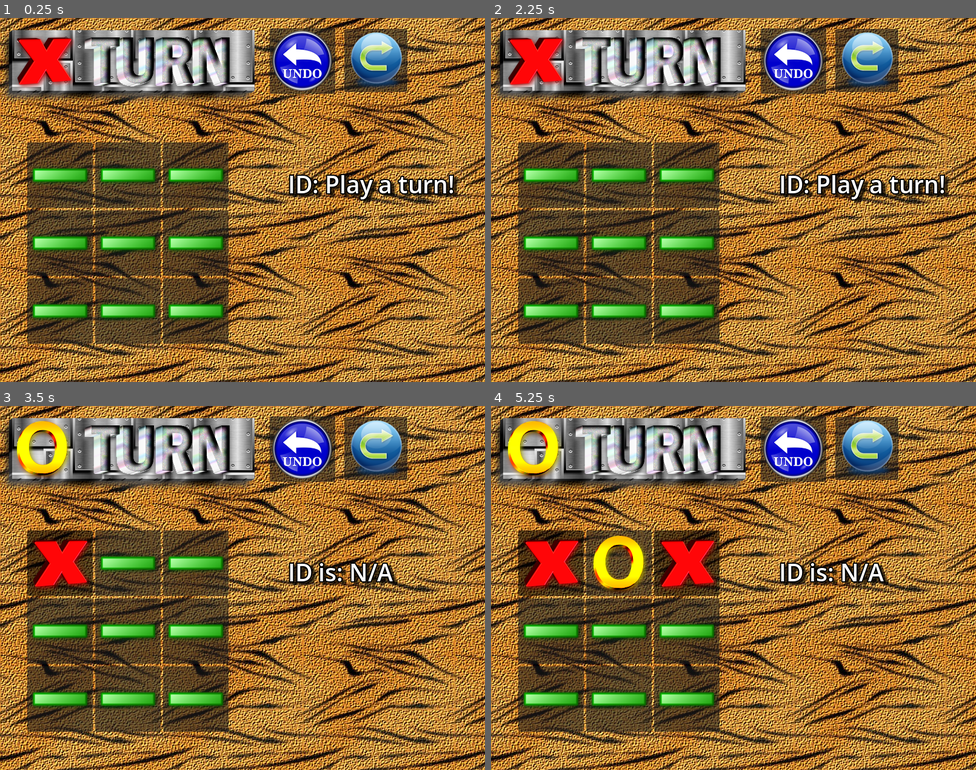
Above: before the commit, frames 1-4 (two rows, left to right).
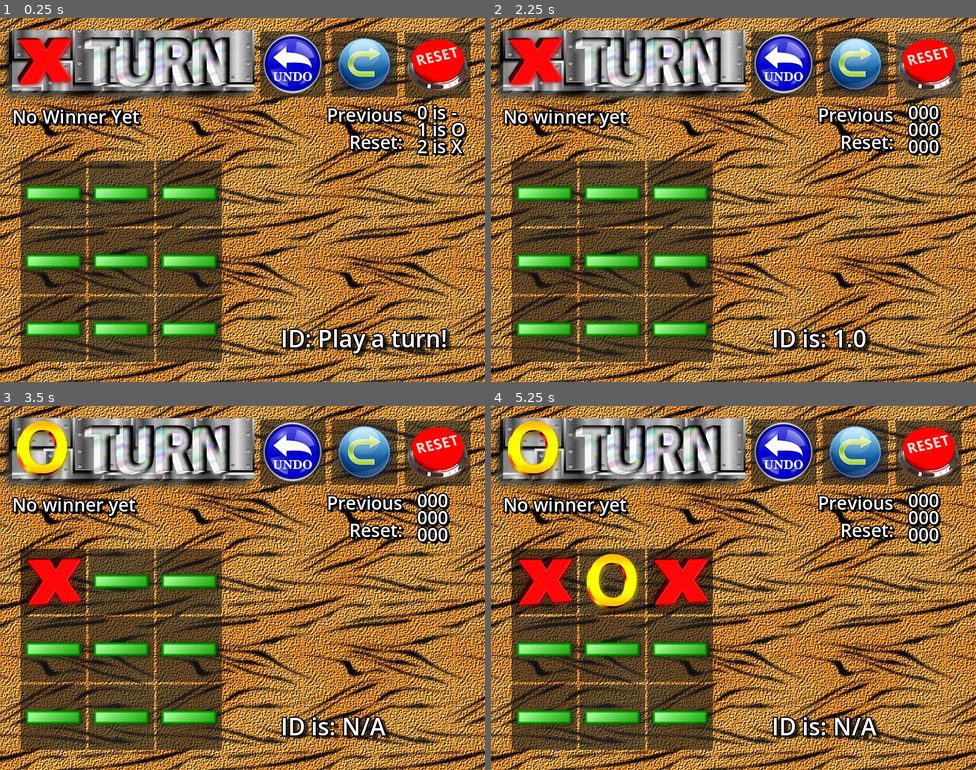
Above: after the commit, the same moments.

Repository: NoXNote/FindMenace
Game: Godot game, scene res://main.tscn
The game is run twice, just before and just after one commit, with the same random seed, the same clock (stepped at 60 frames per second) and the same inputs.
Inputs (mouse positions are in pixels of both pictures, inside the frame that each line leads up to; where the layout moved, square brackets give the same spot in the first picture):
- Up to frame 1 (0.25 s): no input
- Up to frame 2 (2.25 s): click (782, 65) [791, 61] at 0.5 s; click (854, 65) [869, 61] at 1.25 s; click (927, 65) at 2.02 s
- Up to frame 3 (3.5 s): click (53, 580) [58, 562] at 2.75 s
- Up to frame 4 (5.25 s): click (617, 562) at 3.52 s; click (612, 580) at 4.27 s; click (685, 562) at 5.02 s

The runs differ from the first frame. In frame 1, 28% of the frame differs, in the area x 2-97%, y 2-95%; in frame 2, 27%; in frame 3, 27%; in frame 4, 27%.

Commit message:
added win checking

Diff:
--- /dev/null
+++ b/find-menace/has_won.gd
@@ -0,0 +1,24 @@
+extends Label
+
+# Store 8 winning combinations
+const WIN_LINES = [
+	[0, 1, 2], [3, 4, 5], [6, 7, 8], # Horizontal Rows
+	[0, 3, 6], [1, 4, 7], [2, 5, 8], # Vertical Columns
+	[0, 4, 8], [2, 4, 6]             # Diagonals
+]
+
+func check_winner(board: Array) -> int:
+	print("Checked")
+	for line in WIN_LINES:
+		# Check if the first square isn't empty, and if all three match
+		var a = line[0]
+		var b = line[1]
+		var c = line[2]
+
+		if board[a] != 0 and board[a] == board[b] and board[a] == board[c]:
+			print("won!")
+			if board[a] == 1: text = "O has Won!"
+			elif board[a] == 2: text = "X has Won!"
+			return board[a]
+	text = "No winner yet"
+	return 0
--- a/find-menace/main.tscn
+++ b/find-menace/main.tscn
@@ -7,7 +7,9 @@
 [ext_resource type="Script" uid="uid://dhsrg8hw4fh00" path="res://globals.gd" id="5_lquwl"]
 [ext_resource type="Texture2D" uid="uid://cfhc7s5nusse4" path="res://assets/undo.png" id="6_272bh"]
 [ext_resource type="Texture2D" uid="uid://c7a08vwv4cajt" path="res://assets/redo.png" id="7_5vw27"]
-[ext_resource type="Script" uid="uid://cvkybina2a7fw" path="res://menace_core.gd" id="8_5vw27"]
+[ext_resource type="Script" uid="uid://cu0ofo8opjblk" path="res://what_id.gd" id="9_4c57u"]
+[ext_resource type="Texture2D" uid="uid://crd570vs6lyeh" path="res://assets/reset.png" id="9_kek77"]
+[ext_resource type="Script" uid="uid://dd73xfgldbs5s" path="res://has_won.gd" id="10_4c57u"]
 
 [node name="Main" type="Control" unique_id=1011973169]
 layout_mode = 3
@@ -20,13 +22,18 @@
 offset_bottom = 600.0
 texture = ExtResource("1_ig7tw")
 stretch_mode = 1
+metadata/_edit_lock_ = true
 
 [node name="xoContainer" type="GridContainer" parent="." unique_id=84852326]
 layout_mode = 1
-offset_left = 45.0
-offset_top = 205.0
-offset_right = 45.0
-offset_bottom = 205.0
+anchors_preset = 2
+anchor_top = 1.0
+anchor_bottom = 1.0
+offset_left = 34.0
+offset_top = 507.0
+offset_right = 84.0
+offset_bottom = 567.0
+grow_vertical = 0
 columns = 3
 script = ExtResource("2_h2yge")
 
@@ -52,29 +59,26 @@
 
 [node name="undo" type="Button" parent="." unique_id=1991763359]
 layout_mode = 0
-offset_left = 445.0
-offset_top = 17.0
-offset_right = 553.0
-offset_bottom = 125.0
+offset_left = 429.0
+offset_top = 22.0
+offset_right = 537.0
+offset_bottom = 130.0
 icon = ExtResource("6_272bh")
 
 [node name="redo" type="Button" parent="." unique_id=1548789737]
 layout_mode = 0
-offset_left = 568.0
-offset_top = 18.0
-offset_right = 672.0
-offset_bottom = 122.0
+offset_left = 547.0
+offset_top = 22.0
+offset_right = 655.0
+offset_bottom = 130.0
 icon = ExtResource("7_5vw27")
-
-[node name="Menace Core" type="Node" parent="." unique_id=825504852]
-script = ExtResource("8_5vw27")
 
 [node name="whatID" type="Label" parent="." unique_id=1736431444]
 layout_mode = 0
-offset_left = 475.0
-offset_top = 247.0
-offset_right = 515.0
-offset_bottom = 270.0
+offset_left = 463.0
+offset_top = 501.0
+offset_right = 738.0
+offset_bottom = 555.0
 theme_override_colors/font_shadow_color = Color(0, 0, 0, 0.49411765)
 theme_override_colors/font_outline_color = Color(0, 0, 0, 1)
 theme_override_constants/shadow_offset_x = 6
@@ -83,6 +87,67 @@
 theme_override_constants/shadow_outline_size = 9
 theme_override_font_sizes/font_size = 39
 text = "ID: Play a turn!"
+script = ExtResource("9_4c57u")
+
+[node name="reset" type="Button" parent="." unique_id=1781486593]
+layout_mode = 0
+offset_left = 668.0
+offset_top = 24.0
+offset_right = 776.0
+offset_bottom = 132.0
+icon = ExtResource("9_kek77")
+
+[node name="previous" type="Label" parent="." unique_id=17287359]
+layout_direction = 3
+layout_mode = 0
+offset_left = -664.0
+offset_top = 138.0
+offset_right = -539.0
+offset_bottom = 236.0
+theme_override_colors/font_shadow_color = Color(0, 0, 0, 1)
+theme_override_colors/font_outline_color = Color(0, 0, 0, 1)
+theme_override_constants/shadow_offset_x = 3
+theme_override_constants/shadow_offset_y = 3
+theme_override_constants/outline_size = 8
+theme_override_constants/shadow_outline_size = 4
+theme_override_font_sizes/font_size = 30
+text = "Previous
+Reset:"
+
+[node name="say_previous" type="Label" parent="." unique_id=1597247785]
+layout_mode = 0
+offset_left = 688.0
+offset_top = 134.0
+offset_right = 757.0
+offset_bottom = 232.0
+theme_override_colors/font_shadow_color = Color(0, 0, 0, 1)
+theme_override_colors/font_outline_color = Color(0, 0, 0, 1)
+theme_override_constants/line_spacing = -14
+theme_override_constants/shadow_offset_x = 3
+theme_override_constants/shadow_offset_y = 3
+theme_override_constants/outline_size = 8
+theme_override_constants/shadow_outline_size = 4
+theme_override_font_sizes/font_size = 30
+text = "0 is -
+1 is O
+2 is X"
+
+[node name="hasWon" type="Label" parent="." unique_id=187040710]
+layout_mode = 0
+offset_left = 20.0
+offset_top = 141.0
+offset_right = 230.0
+offset_bottom = 239.0
+theme_override_colors/font_shadow_color = Color(0, 0, 0, 1)
+theme_override_colors/font_outline_color = Color(0, 0, 0, 1)
+theme_override_constants/shadow_offset_x = 3
+theme_override_constants/shadow_offset_y = 3
+theme_override_constants/outline_size = 8
+theme_override_constants/shadow_outline_size = 4
+theme_override_font_sizes/font_size = 30
+text = "No Winner Yet"
+script = ExtResource("10_4c57u")
 
 [connection signal="pressed" from="undo" to="xoContainer" method="_on_undo_pressed"]
 [connection signal="pressed" from="redo" to="xoContainer" method="_on_redo_pressed"]
+[connection signal="pressed" from="reset" to="xoContainer" method="_on_reset_pressed"]
--- /dev/null
+++ b/find-menace/what_id.gd
@@ -0,0 +1,53 @@
+extends Label
+
+var menace_db: Dictionary = {}
+
+# The 8 symmetry rotation
+const ROTATIONS = [
+	[0, 1, 2, 3, 4, 5, 6, 7, 8], [2, 5, 8, 1, 4, 7, 0, 3, 6],
+	[8, 7, 6, 5, 4, 3, 2, 1, 0], [6, 3, 0, 7, 4, 1, 8, 5, 2],
+	[2, 1, 0, 5, 4, 3, 8, 7, 6], [8, 5, 2, 7, 4, 1, 6, 3, 0],
+	[6, 7, 8, 3, 4, 5, 0, 1, 2], [0, 3, 6, 1, 4, 7, 2, 5, 8]
+]
+
+# Maps Top-Left to Bottom-Right grid into Menace's Bottom-Left to Top-Right grid
+const GODOT_TO_MENACE_MAP = [6, 7, 8, 3, 4, 5, 0, 1, 2]
+
+func _ready() -> void:
+	load_json_db()
+
+func load_json_db() -> void:
+	var file = FileAccess.open("res://menace_ids.json", FileAccess.READ)
+	if file:
+		var json_string = file.get_as_text()
+		menace_db = JSON.parse_string(json_string)
+		print("MENACE DB Loaded. Total states: ", menace_db.size())
+	else:
+		push_error("Could not find menace_ids.json!")
+
+func get_board_id(godot_board: Array) -> String:
+	# Translate Godot grid to Menace grid
+	var menace_board = [0,0,0,0,0,0,0,0,0]
+	for i in range(9):
+		menace_board[GODOT_TO_MENACE_MAP[i]] = godot_board[i]
+
+	# Find the maximum Base-3 value among all 8 symmetries
+	var max_base3_val = -1
+
+	for rot in ROTATIONS:
+		var current_val = 0
+		for i in range(9):
+			# Godot 4 supports ** for integer exponents
+			current_val += (3 ** i) * menace_board[rot[i]]
+
+		if current_val > max_base3_val:
+			max_base3_val = current_val
+
+	# Look up in the JSON dictionary
+	var key_str = str(max_base3_val)
+	if menace_db.has(key_str):
+		text = "ID is: " + str(menace_db[key_str])
+		return str(menace_db[key_str])
+	else:
+		text = "ID is: N/A"
+		return "N/A"
--- a/find-menace/xo_container.gd
+++ b/find-menace/xo_container.gd
@@ -3,8 +3,11 @@
 @onready var button_template := $"../ticButton"
 @onready var who_turn_sign := $"../whoTurn"
 @onready var id_output = $"../whatID"
+@onready var previous_reset = $"../say_previous"
 
-@onready var menace_core = $"../Menace Core"
+@onready var has_won = $"../hasWon"
+
+@onready var menace_core = $"../whatID"
 
 var board_array: Array[Button]
 
@@ -18,9 +21,6 @@
 var move_history: Array[Move]
 var undo_history: Array[Move]
 
-
-
-# Called when the node enters the scene tree for the first time.
 func _ready() -> void:
 
 	for i in 9:
@@ -39,12 +39,6 @@
 		int_array.push_back(but.state)
 	return int_array
 
-func update_id():
-	var id = menace_core.get_board_id(get_board())
-	id_output.text = "ID is: " + id
-
-
-
 func _on_tic_button_tic_pressed(button_index: int) -> void:
 	undo_history.clear()
 	move_history.push_back(Move.new(button_index, board_array[button_index].state))
@@ -53,8 +47,6 @@
 	else:
 		board_array[button_index].state = 1
 	changeTurn()
-
-
 
 func _on_undo_pressed() -> void:
 	if move_history.size() > 0:
@@ -66,7 +58,6 @@
 		print(undo_history[-1].previous_state)
 		changeTurn()
 
-
 func _on_redo_pressed() -> void:
 	if undo_history.size() > 0:
 		move_history.push_back(Move.new(undo_history[-1].position, board_array[undo_history[-1].position].state))
@@ -75,9 +66,23 @@
 		undo_history.pop_back()
 		changeTurn()
 
-
 func changeTurn():
 	Globals.xTurn = !Globals.xTurn
 	if Globals.xTurn: who_turn_sign.texture = preload("res://assets/xturn.png")
 	else: who_turn_sign.texture = preload("res://assets/oturn.png")
-	update_id()
+	has_won.check_winner(get_board())
+	menace_core.get_board_id(get_board())
+
+func _on_reset_pressed() -> void:
+	Globals.xTurn = true
+	who_turn_sign.texture = preload("res://assets/xturn.png")
+	var reset_text = ""
+	for i in 9:
+		reset_text += str(board_array[i].state)
+		if i % 3 == 2: reset_text += "\n"
+		board_array[i].state = 0
+	previous_reset.text = reset_text
+	undo_history.clear()
+	move_history.clear()
+	has_won.check_winner(get_board())
+	menace_core.get_board_id(get_board())
Binary file changed: find-menace/assets/redo.png
Binary file added: find-menace/assets/reset.png
Not shown, added: find-menace/assets/reset.png.import
Not shown, added: find-menace/has_won.gd.uid
Not shown, added: find-menace/what_id.gd.uid
